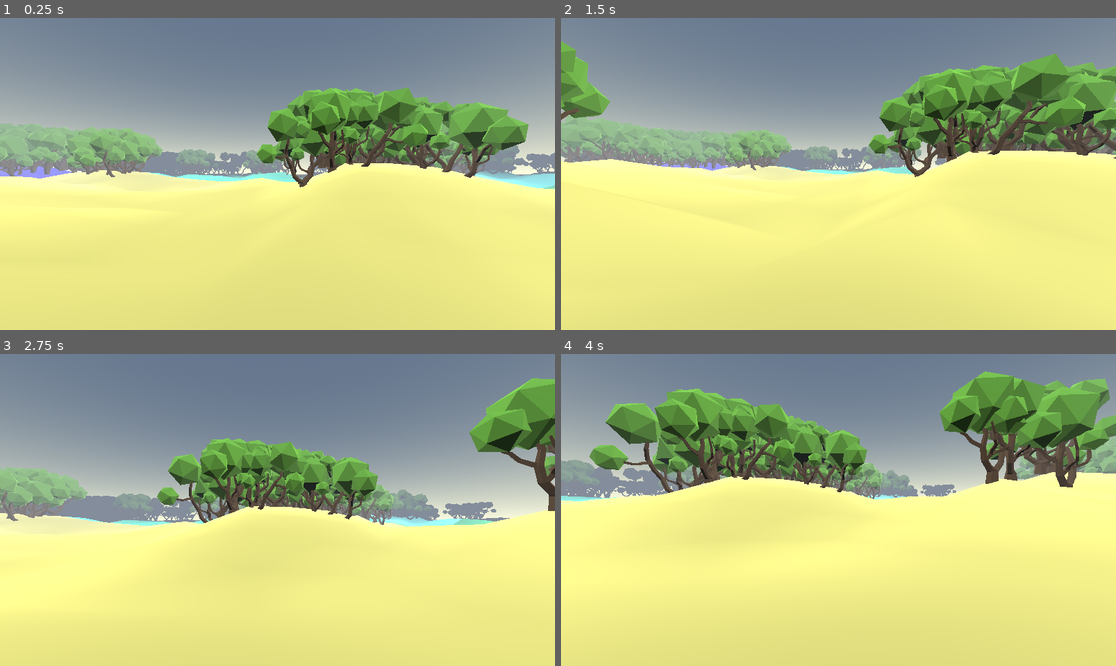
Above: before the commit, frames 1-4 (two rows, left to right).
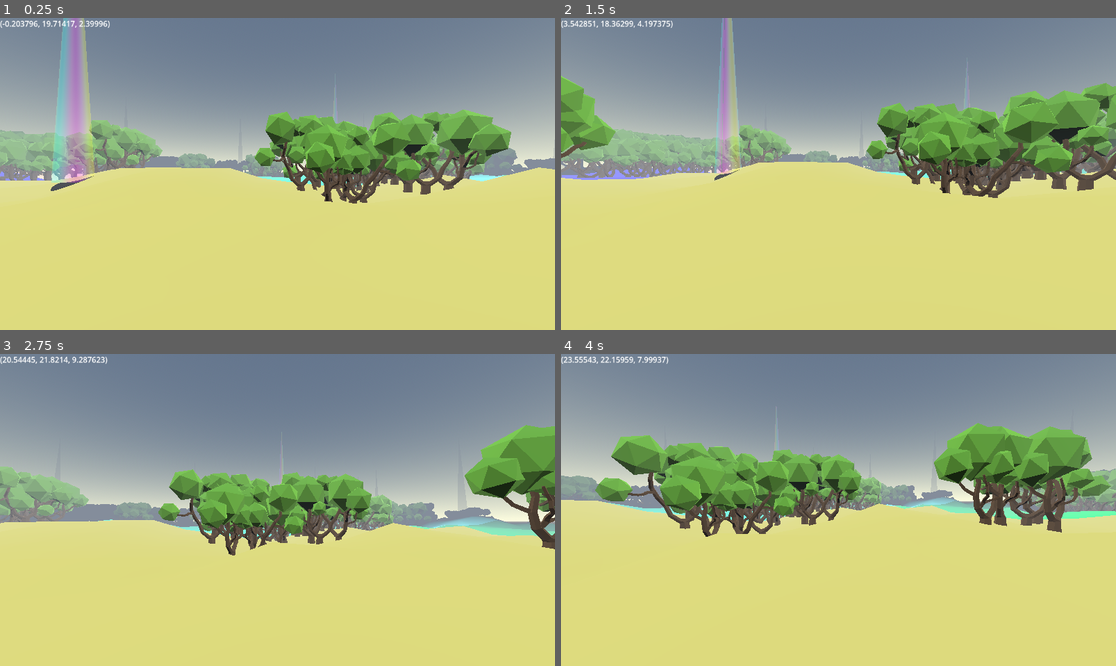
Above: after the commit, the same moments.

Repository: davi-i/tamj-terrain-caves
Game: Godot game, scene res://scenes/main.tscn
The game is run twice, just before and just after one commit, with the same random seed, the same clock (stepped at 60 frames per second) and the same inputs.
Inputs (mouse positions are in pixels of both pictures, inside the frame that each line leads up to):
- Up to frame 1 (0.25 s): no input
- Up to frame 2 (1.5 s): move the mouse to (866, 174) at 0.52 s; press the mouse at (866, 174) at 0.53 s; hold D (right) 0.53-1.28 s; tap Space (jump) at 0.77 s; move the mouse to (810, 174) at 1.27 s; release the mouse at (810, 174) at 1.28 s; hold S (backward) from 1.28 s (still down); tap W (foward) at 1.35 s
- Up to frame 3 (2.75 s): tap Space (jump) at 1.52 s; move the mouse to (288, 503) at 2.02 s; release S (backward) at 2.03 s; hold D (right) from 2.03 s (still down); hold Shift (run) from 2.03 s (still down)
- Up to frame 4 (4 s): move the mouse to (832, 516) at 2.77 s; release Shift (run) at 2.78 s; click (832, 516) at 2.85 s; tap Space (jump) at 3.02, 3.77 s; move the mouse to (877, 513) at 3.52 s; release D (right) at 3.53 s; hold A (left) from 3.53 s (still down); tap W (foward) at 3.6 s

The runs differ from the first frame. In frame 1, 26% of the frame differs, in the area x 0-100%, y 0-87%; in frame 2, 37%; in frame 3, 32%; in frame 4, 50%, in the area x 0-100%, y 0-82%.

Commit message:
updated cave entrances

Diff:
--- /dev/null
+++ b/materials/cave_entrance.gdshader
@@ -0,0 +1,23 @@
+shader_type spatial;
+
+uniform float outline_width : hint_range(0.0, 1.0) = 0.001; // Thickness of the outline
+uniform vec4 outline_color : source_color = vec4(1.0, 1.0, 1.0, 0.3); // Color of the outline
+uniform float time_factor : hint_range(0.0, 1.0) = 0.0; // Time-based effect for animation (optional)
+
+void fragment() {
+    vec3 norm = normalize(NORMAL);
+    float outline = 1.0 - max(0.0, dot(norm, vec3(0.0, 0.0, 1.0))); // Detect edges
+
+    // The outline color is applied based on the normal
+    if (outline > outline_width) {
+		 // Generate a rainbow color effect by using sine functions based on the angle
+        float hue = mod((atan(norm.x, norm.z) / (2.0 * 3.14159)) + time_factor, 1.0); // Wrap around the angle
+        vec3 rainbow_color = vec3(abs(sin(hue * 6.28318)), abs(sin(hue * 6.28318 + 2.0944)), abs(sin(hue * 6.28318 + 4.1888))); // RGB rainbow cycle
+
+        ALBEDO = rainbow_color;
+        ALPHA = outline_color.a;
+		EMISSION = rainbow_color * outline_color.a; // For a glowing effect
+    } else {
+        discard; // Make the inside of the cylinder invisible
+    }
+}
--- /dev/null
+++ b/materials/terrain.gdshader
@@ -0,0 +1,40 @@
+shader_type spatial;
+
+uniform vec3 cylinder_positions[100]; // Array for up to 100 cylinders
+uniform float cylinder_radius = 5;
+uniform int cylinder_count = 0;       // Number of cylinders
+uniform vec3 color;
+
+varying vec3 vertex_local;
+
+void vertex() {
+	vertex_local = VERTEX;
+}
+
+void fragment() {
+    vec3 world_pos = vertex_local;
+
+	vec2 ground_pos = vec2(world_pos.x, world_pos.z);
+
+    bool is_black = false;
+
+    // Check for intersection with any cylinder
+    for (int i = 0; i < cylinder_count; i++) {
+        vec2 cylinder_pos_2d = vec2(cylinder_positions[i].x, cylinder_positions[i].z);
+        float dist_to_cylinder = distance(ground_pos, cylinder_pos_2d);
+
+        bool within_cylinder = (dist_to_cylinder <= cylinder_radius);
+
+        if (within_cylinder) {
+            is_black = true;
+            break;
+        }
+    }
+
+    // Apply color based on intersection
+    if (is_black) {
+        ALBEDO = vec3(0.0);  // Black for intersections
+    } else {
+        ALBEDO = color;
+    }
+}
--- a/scenes/cave_entrance.tscn
+++ b/scenes/cave_entrance.tscn
@@ -1,9 +1,31 @@
-[gd_scene load_steps=2 format=3 uid="uid://bhmski4pkqnst"]
+[gd_scene load_steps=6 format=3 uid="uid://bhmski4pkqnst"]
+
+[ext_resource type="Script" path="res://scripts/cave_entrance.gd" id="1_8ge88"]
+[ext_resource type="Shader" path="res://materials/cave_entrance.gdshader" id="1_tb6o6"]
 
 [sub_resource type="CapsuleMesh" id="CapsuleMesh_bhilo"]
 
+[sub_resource type="ShaderMaterial" id="ShaderMaterial_ubloy"]
+render_priority = 0
+shader = ExtResource("1_tb6o6")
+shader_parameter/outline_width = 0.001
+shader_parameter/outline_color = Color(1, 1, 1, 0.3)
+shader_parameter/time_factor = 0.0
+
+[sub_resource type="CylinderMesh" id="CylinderMesh_84gme"]
+material = SubResource("ShaderMaterial_ubloy")
+top_radius = 0.001
+bottom_radius = 5.0
+height = 100.0
+
 [node name="CaveEntrance" type="Node3D"]
+script = ExtResource("1_8ge88")
 
 [node name="MeshInstance3D" type="MeshInstance3D" parent="."]
 transform = Transform3D(4.56385, 0, 0, 0, -0.139654, 3.98984e-07, 0, -1.22089e-08, -4.56385, -0.00533295, 0.222564, -3.29018e-05)
+visible = false
 mesh = SubResource("CapsuleMesh_bhilo")
+
+[node name="MeshInstance3D2" type="MeshInstance3D" parent="."]
+transform = Transform3D(1, 0, 0, 0, 1, 0, 0, 0, 1, 0, 50, 0)
+mesh = SubResource("CylinderMesh_84gme")
--- a/scenes/main.tscn
+++ b/scenes/main.tscn
@@ -5,18 +5,22 @@
 
 [sub_resource type="FastNoiseLite" id="FastNoiseLite_rg7fv"]
 noise_type = 3
+seed = 50
 
 [sub_resource type="FastNoiseLite" id="FastNoiseLite_ieq4m"]
 noise_type = 3
+seed = 20
 
 [sub_resource type="FastNoiseLite" id="FastNoiseLite_a5nbk"]
 noise_type = 3
 
 [sub_resource type="FastNoiseLite" id="FastNoiseLite_qal2c"]
 noise_type = 3
+seed = 30
 
 [sub_resource type="FastNoiseLite" id="FastNoiseLite_1j17l"]
 noise_type = 3
+seed = 10
 
 [node name="Node3D" type="Node3D"]
 transform = Transform3D(1, 0, 0, 0, 1, 0, 0, 0, 1, -0.203796, 0, 2.39996)
--- a/scenes/player.tscn
+++ b/scenes/player.tscn
@@ -39,3 +39,9 @@
 
 [node name="WorldEnvironment" type="WorldEnvironment" parent="."]
 environment = SubResource("Environment_1b6x1")
+
+[node name="CanvasLayer" type="CanvasLayer" parent="."]
+
+[node name="Label" type="Label" parent="CanvasLayer"]
+offset_right = 40.0
+offset_bottom = 23.0
--- a/scenes/tree.tscn
+++ b/scenes/tree.tscn
@@ -10,9 +10,7 @@
 script = ExtResource("1_e5qhx")
 
 [node name="LowpolyTreeSample" type="MeshInstance3D" parent="."]
-transform = Transform3D(1, 0, 0, 0, 1, 0, 0, 0, 1, 0, -0.621358, 0)
 mesh = ExtResource("1_tx5bg")
 
 [node name="CollisionShape3D" type="CollisionShape3D" parent="."]
-transform = Transform3D(1, 0, 0, 0, 1, 0, 0, 0, 1, 0, -0.621358, 0)
 shape = SubResource("ConcavePolygonShape3D_5ce6k")
--- /dev/null
+++ b/scripts/cave_entrance.gd
@@ -0,0 +1,10 @@
+extends Node3D
+
+var speed = .1
+
+var time_factor = 0.0
+
+func _process(delta: float) -> void:
+	time_factor += delta * speed
+	time_factor = fmod(time_factor, 1.0)
+	$MeshInstance3D2.mesh.material.set_shader_parameter("time_factor", time_factor)
--- a/scripts/player.gd
+++ b/scripts/player.gd
@@ -33,6 +33,8 @@
 
 	move_and_slide()
 
+	$CanvasLayer/Label.text = str(global_position)
+
 var mouse_sens = 0.3
 
 func _input(event):
--- a/scripts/terrain.gd
+++ b/scripts/terrain.gd
@@ -75,6 +75,8 @@
 func _ready() -> void:
 	generate_mesh()
 
+var terrain_shader = preload("res://materials/terrain.gdshader")
+
 # Called when the node enters the scene tree for the first time.
 func generate_mesh() -> void:
 	var plane_mesh = PlaneMesh.new()
@@ -115,12 +117,26 @@
 		var normal_noise = (noises_values[i] - 1) / (max_possible_value / 1.75)
 		var y = normal_noise * total_amplitude
 		vertices[i].y = y
+
+	data[ArrayMesh.ARRAY_VERTEX] = vertices
+
+	var array_mesh = ArrayMesh.new()
+	array_mesh.add_surface_from_arrays(Mesh.PRIMITIVE_TRIANGLES,data)
+
+	surface_tool.create_from(array_mesh,0)
+	surface_tool.generate_normals()
+
 	var find_in_vertices = func(x: float, z: float):
+		var closest_y = null
+		var min_distance = INF
+
 		for vertex in vertices:
-			if abs(vertex.x - x) < size / 18 and abs(vertex.z - z) < size / 18:
-				return vertex.y
-		return 0
-	var tree_step = 8
+			var distance = abs(Vector2(vertex.x, vertex.z).distance_to(Vector2(x, z)))
+			if distance < min_distance:
+				min_distance = distance
+				closest_y = vertex.y
+		return closest_y
+	var tree_step = 8.0
 	for x in range(-size / 2, size / 2, tree_step):
 		for z in range(-size / 2, size / 2, tree_step):
 			var tree_noise_value = tree_noise.get_noise_2d(x, z)
@@ -129,37 +145,36 @@
 			if tree_noise_value >= 0.2:
 				var tree: TreeObj = tree_res.instantiate()
 				var dispersion = tree_dispersion_noise.get_noise_2d(x, z)
-				tree.position.x = x + dispersion * (tree_step / 2)
+				tree.position.x = x + dispersion * (tree_step / 2.0)
 				tree.position.y = find_in_vertices.call(x, z)
-				tree.position.z = z + dispersion * (tree_step / 2)
+				tree.position.z = z + dispersion * (tree_step / 2.0)
 				rng.seed = hash(Vector2(x, z) + offset)
 				tree.rotation.y = rng.randf_range(0, 2 * PI)
 				add_child(tree)
 	var cave_step = 64
+	var caves_positions = []
 	for x in range(-size / 2, size / 2, cave_step):
 		for z in range(-size / 2, size / 2, cave_step):
 			var cave_noise_value = cave_noise.get_noise_2d(x, z)
 			if cave_noise_value >= 0.2:
 				var cave = cave_res.instantiate()
 				var dispersion = cave_dispersion_noise.get_noise_2d(x, z)
-				cave.position.x = x + dispersion * (cave_step / 2)
+				cave.position.x = x + dispersion * (cave_step / 2.0)
 				cave.position.y = find_in_vertices.call(x, z)
-				cave.position.z = z + dispersion * (cave_step / 2)
-				rng.seed = hash(Vector2(x, z) + offset)
-				cave.rotation.y = rng.randf_range(0, 2 * PI)
+				cave.position.z = z + dispersion * (cave_step / 2.0)
+				caves_positions.append(cave.position)
 				add_child(cave)
-	data[ArrayMesh.ARRAY_VERTEX] = vertices
-
-	var array_mesh = ArrayMesh.new()
-	array_mesh.add_surface_from_arrays(Mesh.PRIMITIVE_TRIANGLES,data)
-
-	surface_tool.create_from(array_mesh,0)
-	surface_tool.generate_normals()
+				print(cave.global_position)
 
 	var mesh = surface_tool.commit()
-	var material = StandardMaterial3D.new()
-	material.albedo_color = color
-	mesh.surface_set_material(0, material)
+	var shader_material = ShaderMaterial.new()
+	shader_material.shader = terrain_shader
+	shader_material.set_shader_parameter("color", Vector3(color.r, color.g, color.b))
+	shader_material.set_shader_parameter("cylinder_positions", caves_positions)
+	shader_material.set_shader_parameter("cylinder_count", len(caves_positions))
+	mesh.surface_set_material(0, shader_material)
+
 
 	$MeshInstance3D.mesh = mesh
+
 	$CollisionShape3D.shape = array_mesh.create_trimesh_shape()
